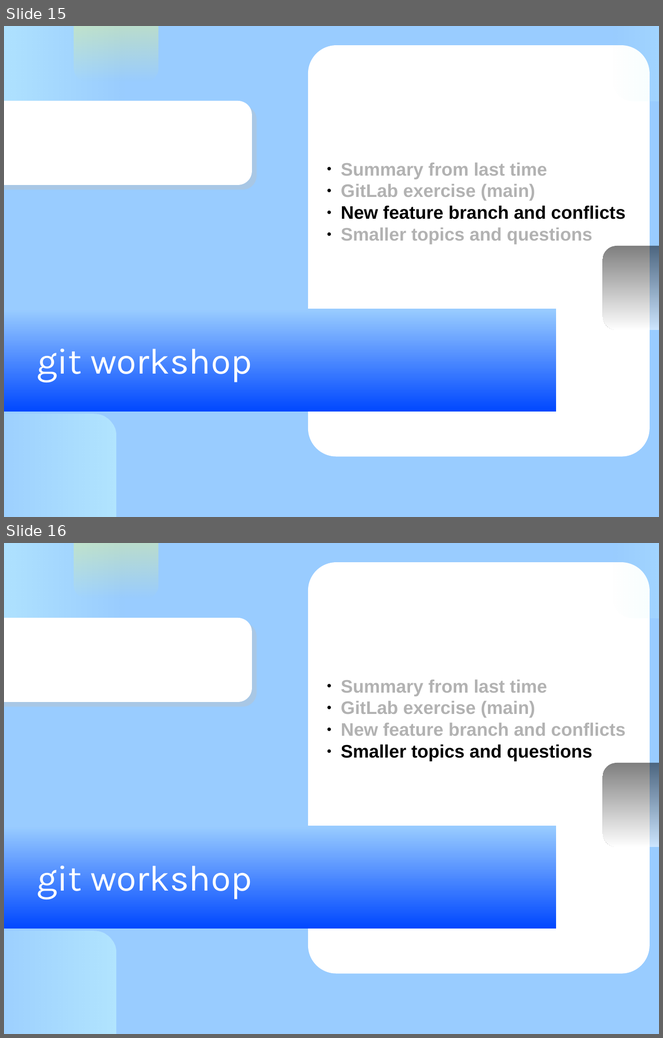
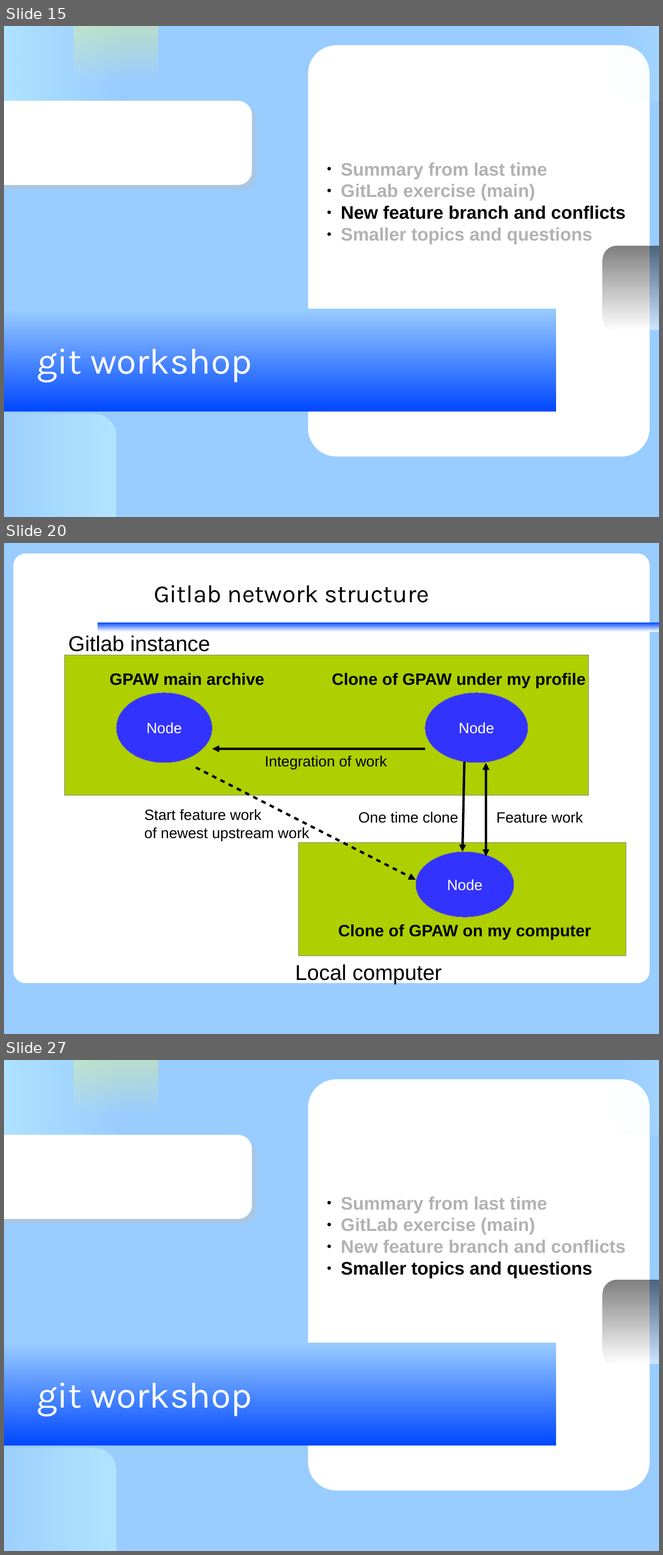
Before and after one commit to KennethNielsen/presentations, a slide deck: gitworkshop/gitworkshop.odp. Shown one above the other, each under a label of ours: slides 15 and 16 before the commit, slides 15, 20 and 27 after it; the slides between them are not shown. The pictures are 663x1038 and 663x1555 pixels, drawn with LibreOffice and Linux fonts; fonts in the diff are those of the drawing; background and template pictures are left out. Boxes give left, top, right and bottom in pixels: in the first picture for what was removed or moved away, otherwise in the second. Text is boxed around its words. In the diff, an @@ line names an element or a change of style, - is before the commit and + after.

Commit message:
Work on 'skipped from main' section

```diff
--- a/gitworkshop/gitworkshop.odp
+++ b/gitworkshop/gitworkshop.odp
@@ slide 20 added at box(4, 543, 659, 1034), background #99CCFF @@
@@ rounded rectangle added at box(13, 554, 650, 983), fill #FFFFFF @@
@@ title added at box(154, 585, 430, 603), 30 pt, text #000000 @@
+Gitlab network structure
@@ text added at box(68, 636, 210, 656), 26 pt, text #000000 @@
+Gitlab instance
@@ rectangle added at box(98, 623, 659, 632), fill gradient #FFFFFF to #0047FF @@
@@ rectangle added at box(65, 655, 589, 796), fill #AECF00, outline #808080 0 pt @@
@@ text added at box(110, 673, 265, 685), 20 pt, text #000000, bold @@
+GPAW main archive
@@ text added at box(332, 673, 586, 688), 20 pt, text #000000, bold @@
+Clone of GPAW under my profile
@@ ellipse added at box(116, 693, 212, 763), fill #3333FF, outline #808080 0 pt, 18 pt, text #FFFFFF @@
+Node
@@ ellipse added at box(426, 693, 528, 763), fill #3333FF, outline #808080 0 pt, 18 pt, text #FFFFFF @@
+Node
@@ arrow added from (426, 749) to (212, 749), #000000 2.83 pt @@
@@ text added at box(265, 756, 387, 769), 18 pt, text #000000 @@
+Integration of work
@@ arrow added from (196, 768) to (416, 880), #000000 2.83 pt @@
@@ arrow added from (465, 762) to (463, 852), #000000 2.83 pt @@
@@ double arrow added from (486, 763) to (486, 857), #000000 2.83 pt @@
@@ text added at box(144, 809, 309, 841), 18 pt, text #000000 @@
+Start feature work
+of newest upstream work
@@ text added at box(359, 812, 458, 823), 18 pt, text #000000 @@
+One time clone
@@ text added at box(496, 812, 583, 823), 18 pt, text #000000 @@
+Feature work
@@ rectangle added at box(299, 843, 626, 956), fill #AECF00, outline #808080 0 pt @@
@@ ellipse added at box(416, 852, 514, 917), fill #3333FF, outline #808080 0 pt, 18 pt, text #FFFFFF @@
+Node
@@ text added at box(338, 925, 592, 940), 20 pt, text #000000, bold @@
+Clone of GPAW on my computer
@@ text added at box(295, 965, 442, 984), 26 pt, text #000000 @@
+Local computer
@@ what was slide 16 is now slide 27 @@
```
Also in this commit, not shown: 10 other slides added, 2 other files.
